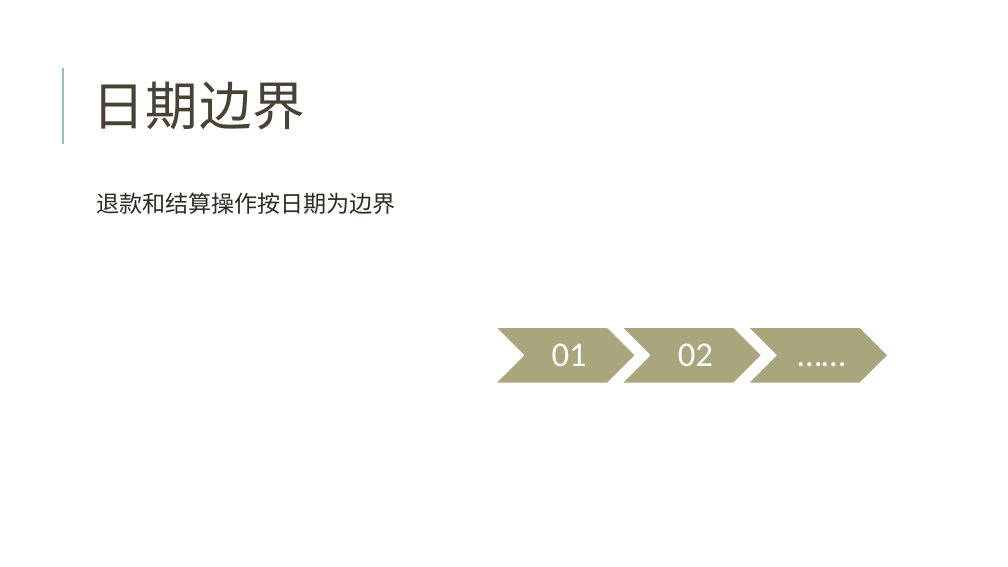
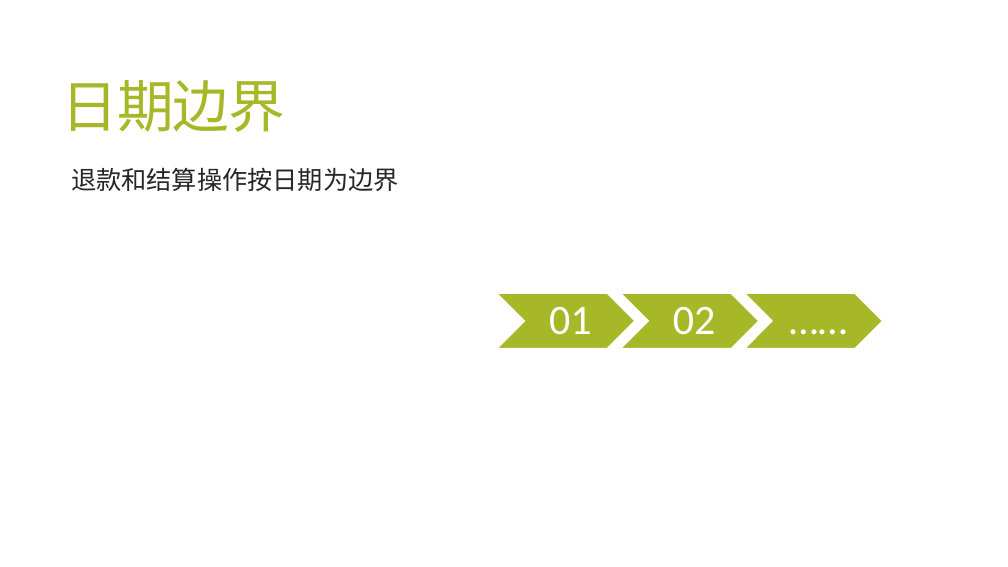
Before and after one commit to jzgi/chainsmart, a slide deck: slide 18 of Docs/品链供销平台.pptx. Drawn at 1008x567 pixels with LibreOffice and Linux fonts; fonts in the diff are those of the drawing. Boxes give left, top, right and bottom in pixels: in the first picture for what was removed or moved away, otherwise in the second. Text is boxed around its words. In the diff, an @@ line names an element or a change of style, - is before the commit and + after.

```diff
--- a/Docs/品链供销平台.pptx
+++ b/Docs/品链供销平台.pptx
@@ title "日期边界": place and size @@
-title "日期边界" at bbox=[92, 81, 305, 130]
+title "日期边界" at bbox=[62, 80, 285, 132]
@@ title "日期边界" at bbox=[62, 80, 285, 132]: size 50 to 54 pt, text colour #474233 to #A6B727, letter spacing 1 to -1.2 pt; line spacing 0.8 to 0.85 @@
@@ line removed from (63, 144) to (63, 68) @@
@@ text "退款和结算操作按日期为边界": place and size @@
-text "退款和结算操作按日期为边界" at bbox=[96, 192, 396, 214]
+text "退款和结算操作按日期为边界" at bbox=[71, 167, 399, 191]
@@ text "退款和结算操作按日期为边界" at bbox=[71, 167, 399, 191]: size 22 to 24 pt, text colour #2E2B21 to #262626; line spacing 0.9 to 0.85; less space between paragraphs @@
@@ chevron: place and size @@
-chevron at bbox=[495, 327, 636, 383]
+chevron at bbox=[498, 293, 635, 349]
@@ 2 texts, 1 chevron: place and size @@
-2 texts, 1 chevron at bbox=[552, 327, 762, 383]
+2 texts, 1 chevron at bbox=[549, 293, 758, 349]
@@ fill #A9A57C to #A6B727; outline #FFFFFF 1.25 pt to #FFFFFF 1 pt in 3 elements at bbox=[498, 293, 635, 349], bbox=[621, 293, 758, 349], bbox=[745, 293, 882, 349] @@
@@ chevron: place and size @@
-chevron at bbox=[748, 327, 889, 383]
+chevron at bbox=[745, 293, 882, 349]
@@ size 33 to 40 pt; more space between paragraphs in 3 elements at bbox=[549, 306, 592, 335], bbox=[673, 306, 716, 335], bbox=[773, 293, 855, 349] @@
@@ text "……": place and size @@
-text "……" at bbox=[776, 327, 860, 383]
+text "……" at bbox=[773, 293, 855, 349]
```
Also in this commit, not shown: 31 other slides changed, 4 slides added, 17 other files.
